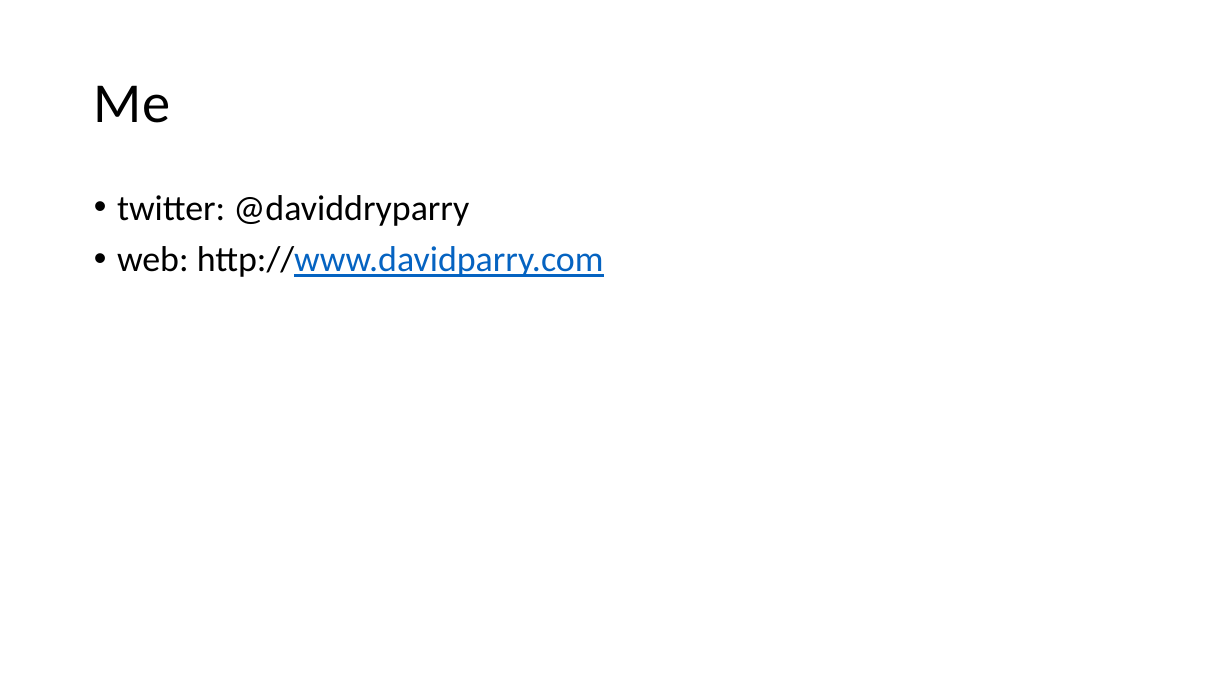
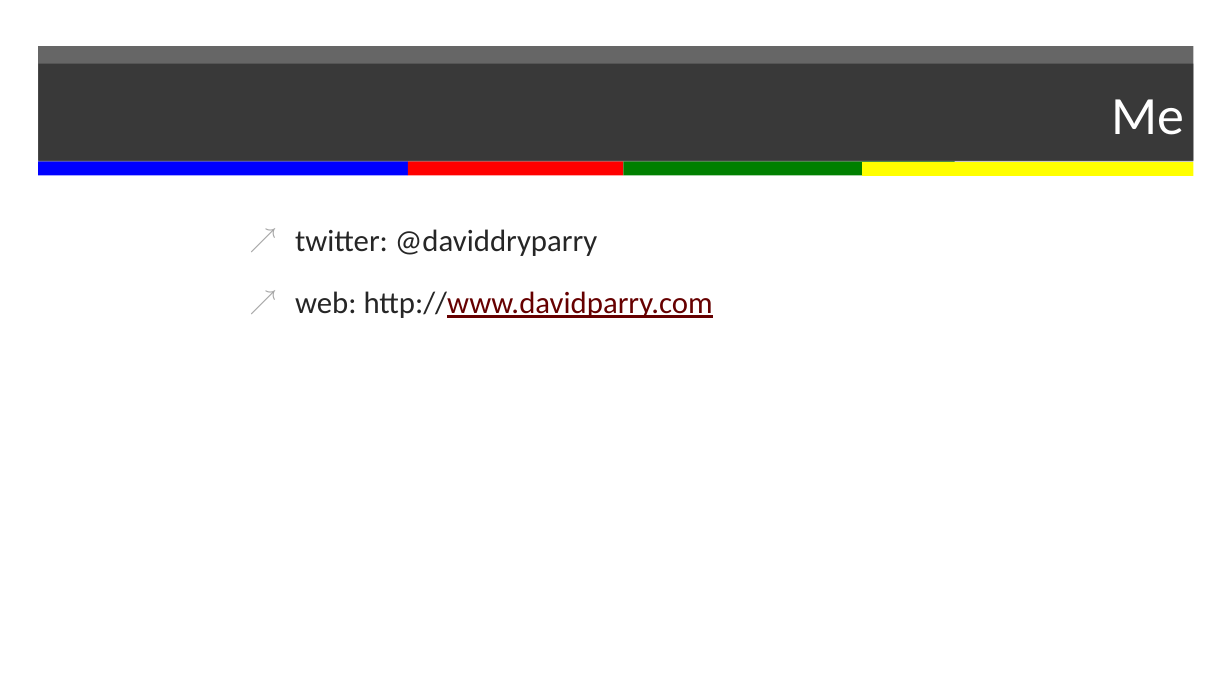
Before and after one commit to davidparry/groovy-spock, a slide deck: slide 5 of presenntation.pptx. Drawn at 1232x693 pixels with LibreOffice and Linux fonts; fonts in the diff are those of the drawing. Boxes give left, top, right and bottom in pixels: in the first picture for what was removed or moved away, otherwise in the second. Text is boxed around its words. In the diff, an @@ line names an element or a change of style, - is before the commit and + after.

Commit message:
added theme and spock image to powerpoint

```diff
--- a/presenntation.pptx
+++ b/presenntation.pptx
@@ rectangle added at bbox=[38, 46, 1193, 161], fill #262626 at 70% opacity @@
@@ title "Me": place and size @@
-title "Me" at bbox=[94, 85, 170, 123]
+title "Me" at bbox=[38, 64, 1193, 162]
@@ title "Me" at bbox=[38, 64, 1193, 162]: size 44 to 42 pt, text colour #000000 to #FFFFFF; alignment left to right; line spacing 0.9 to 1; fill none to #262626 at 70% opacity @@
@@ group added at bbox=[38, 162, 1194, 177]: 4 rectangles @@
@@ text "twitter: @daviddryparry": place and size @@
-text "twitter: @daviddryparry" at bbox=[117, 195, 604, 277]
+text "twitter: @daviddryparry" at bbox=[295, 229, 713, 318]
@@ text "twitter: @daviddryparry" at bbox=[295, 229, 713, 318]: size 28 to 24 pt; text colour #000000 to #262626 in "twitter: @daviddryparry", "web: http://www.davidparry.com"; text colour #0563C1 to #660000 in "http://www.davidparry.com"; bullet • to ↗; line spacing 0.9 to 1; more space between paragraphs @@
```
Also in this commit, not shown: 4 other slides changed.
